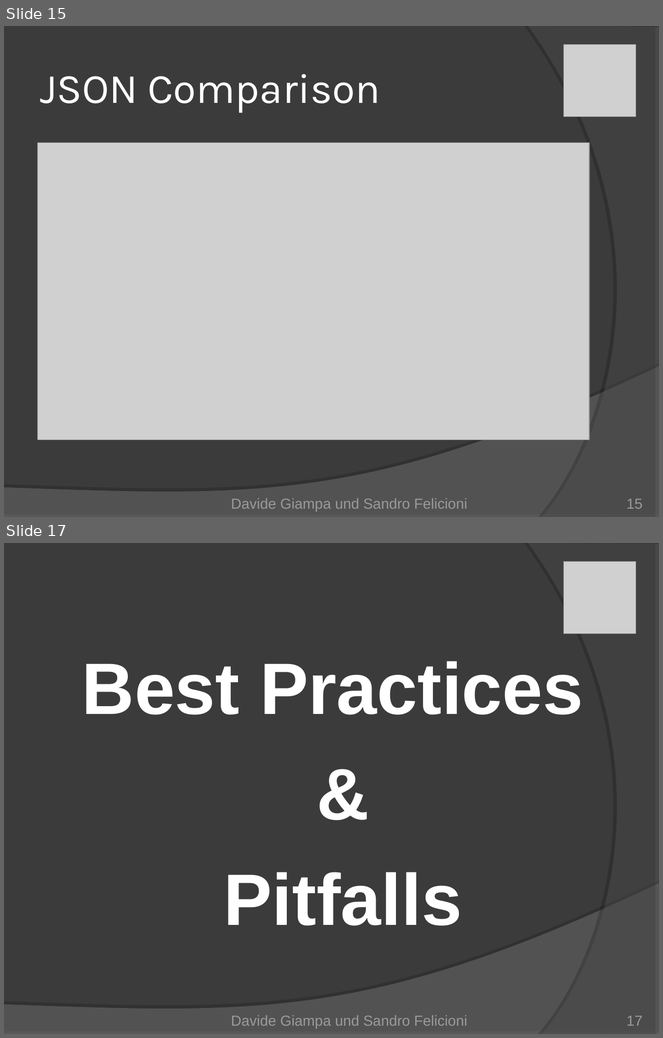
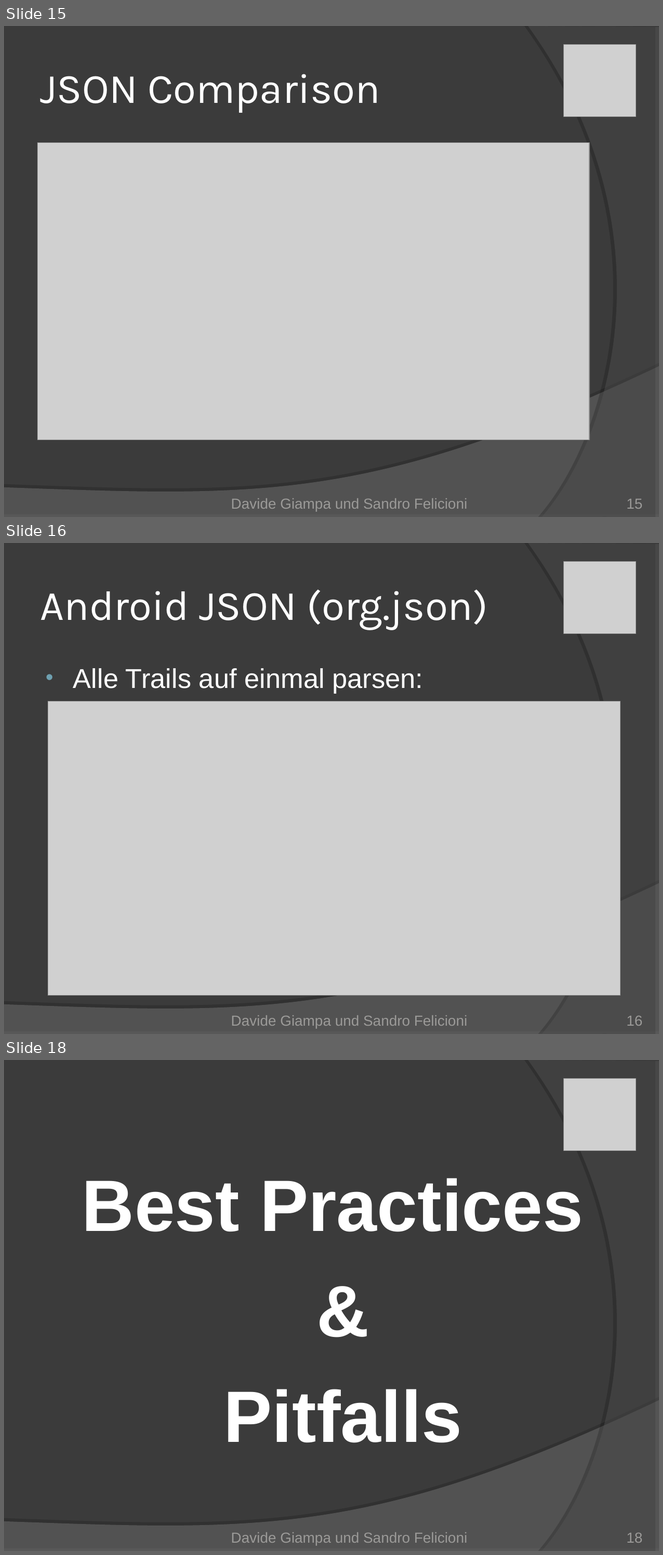
Before and after one commit to Mr-Slash/TrailDevils, a slide deck: doc/01_Project Management/TrailDevils-final.ppt. Shown one above the other, each under a label of ours: slides 15 and 17 before the commit, slides 15, 16 and 18 after it; the slides between them are not shown. The pictures are 663x1038 and 663x1555 pixels, drawn with LibreOffice and Linux fonts; fonts in the diff are those of the drawing; grey boxes stand for pictures. Boxes give left, top, right and bottom in pixels: in the first picture for what was removed or moved away, otherwise in the second. Text is boxed around its words. In the diff, an @@ line names an element or a change of style, - is before the commit and + after.

```diff
--- a/doc/01_Project Management/TrailDevils-final.ppt
+++ b/doc/01_Project Management/TrailDevils-final.ppt
@@ slide 16 added at <box>4,543,659,1034</box>, background #3B3B3B; not listed: 2 template elements that a slide beside it also shows @@
@@ picture added at <box>564,561,636,633</box> @@
@@ title added at <box>40,589,489,630</box>, 46 pt, text #FFFFFF @@
+Android JSON (org.json)
@@ text added at <box>73,668,423,694</box>, 30 pt, text #FFFFFF @@
+• Alle Trails auf einmal parsen:
@@ picture added at <box>48,702,621,996</box> @@
@@ text added at <box>231,1016,467,1029</box>, 16 pt, text #9B9A98 @@
+Davide Giampa und Sandro Felicioni
@@ page number added at <box>626,1016,643,1026</box>, 16 pt, text #9B9A98 @@
+16
@@ what was slide 17 is now slide 18 @@
@@ page number at <box>626,1533,643,1543</box>: text changed @@
-17
+18
```
Also in this commit, not shown: 1 slide changed.
